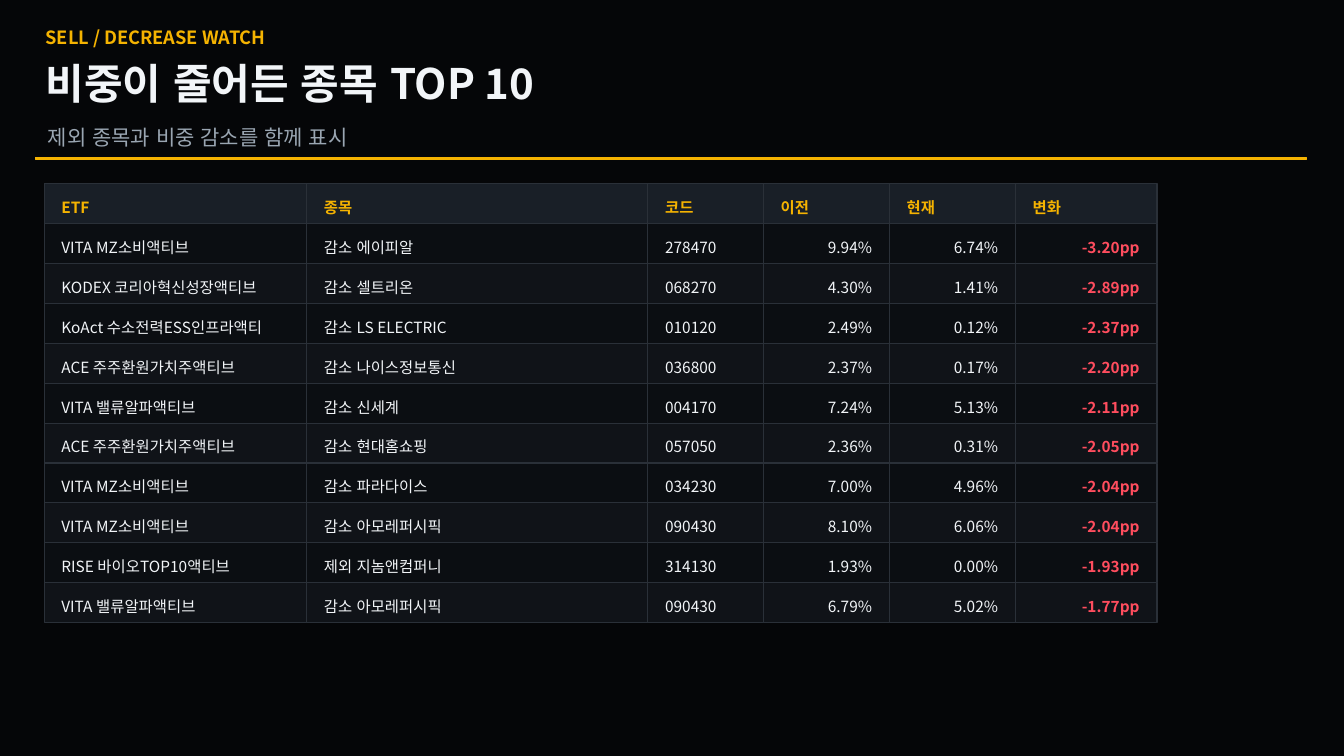
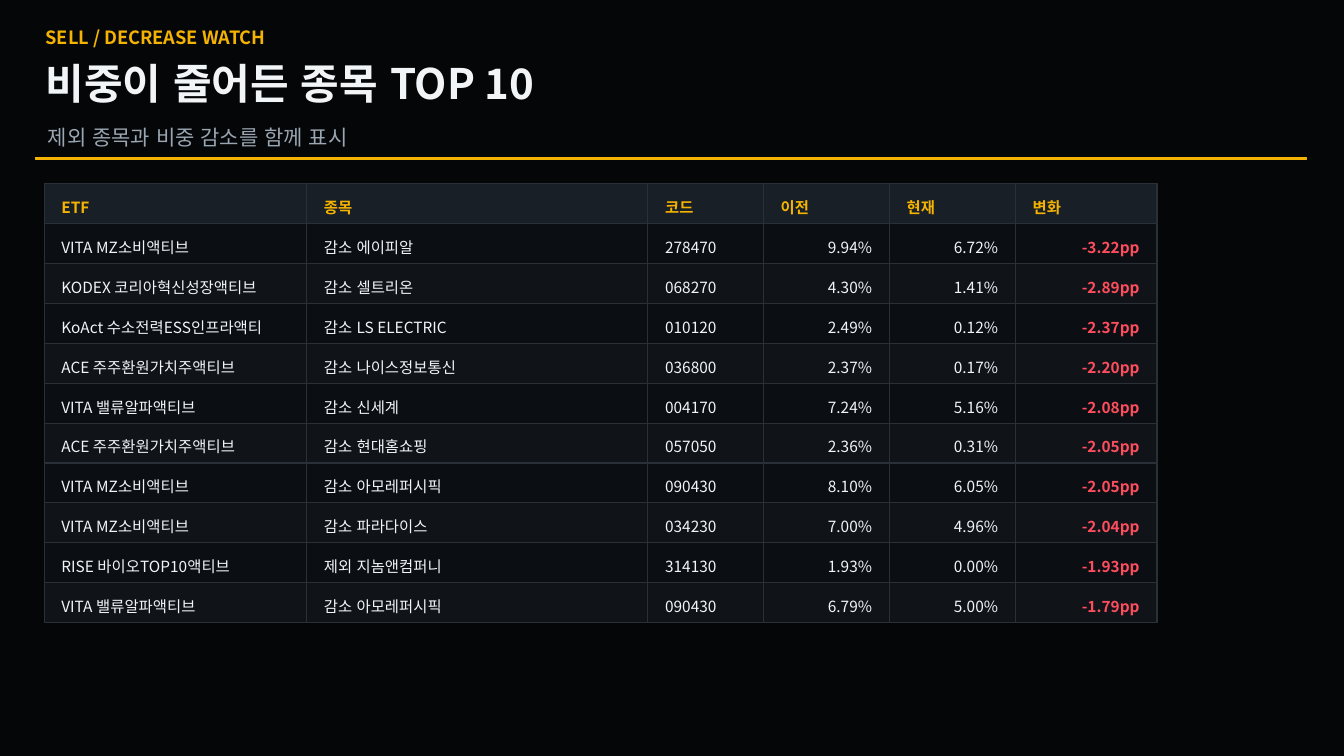
Before and after one commit to se2in/ETF_KRX, a slide deck: slide 4 of docs/latest_changes.pptx. Drawn at 1344x756 pixels with LibreOffice and Linux fonts; fonts in the diff are those of the drawing. Boxes give left, top, right and bottom in pixels: in the first picture for what was removed or moved away, otherwise in the second. Text is boxed around its words. In the diff, an @@ line names an element or a change of style, - is before the commit and + after.

```diff
--- a/docs/latest_changes.pptx
+++ b/docs/latest_changes.pptx
@@ text at box(954, 241, 998, 253): text changed @@
-6.74%
+6.72%
@@ text at box(1082, 241, 1140, 257): text changed @@
--3.20pp
+-3.22pp
@@ text at box(954, 401, 998, 413): text changed @@
-5.13%
+5.16%
@@ text at box(1082, 401, 1140, 417): text changed @@
--2.11pp
+-2.08pp
@@ 3 texts: place and size @@
-3 texts at box(324, 519, 872, 534)
+3 texts at box(324, 479, 872, 494)
@@ text at box(954, 480, 998, 492): text changed @@
-6.06%
+6.05%
@@ text at box(1082, 480, 1140, 496): text changed @@
--2.04pp
+-2.05pp
@@ 4 texts: place and size @@
-4 texts at box(324, 479, 998, 494)
+4 texts at box(324, 519, 998, 534)
@@ text at box(954, 600, 998, 612): text changed @@
-5.02%
+5.00%
@@ text at box(1082, 600, 1140, 616): text changed @@
--1.77pp
+-1.79pp
```
Also in this commit, not shown: 4 other slides changed, 1 other file.
